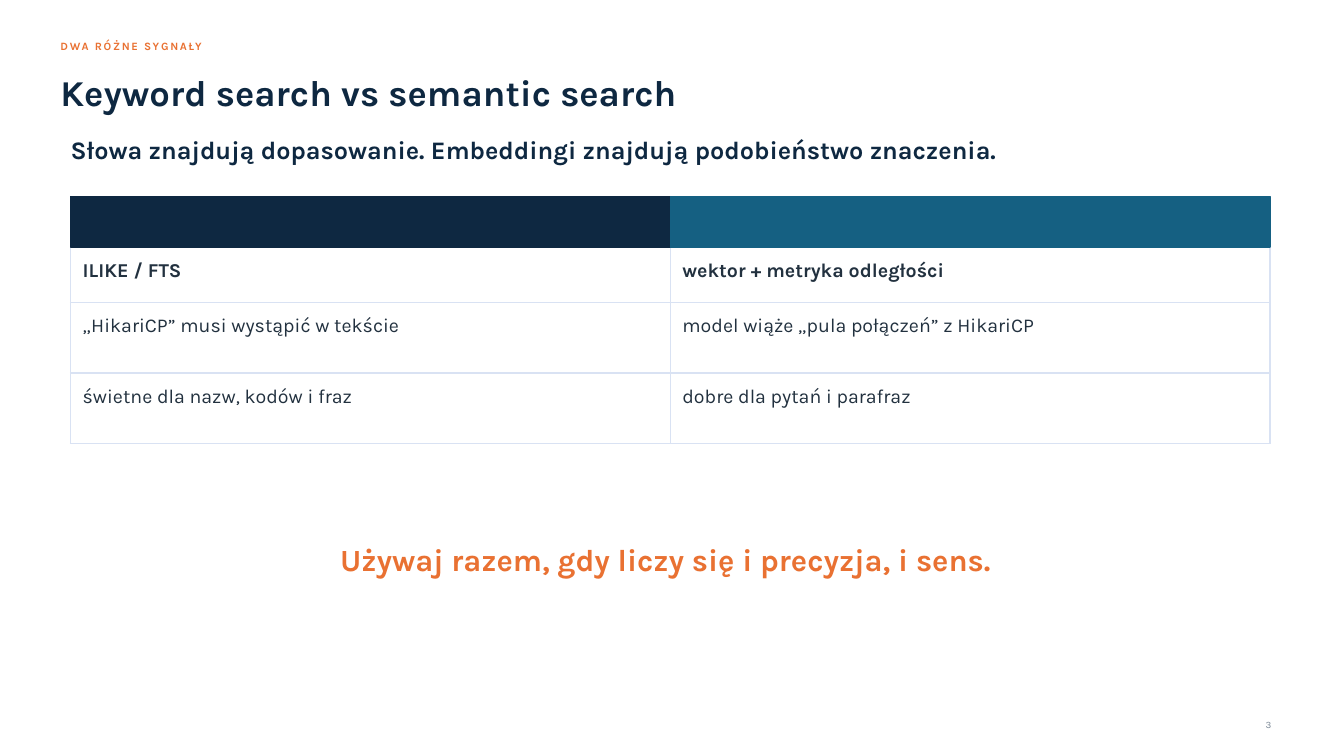
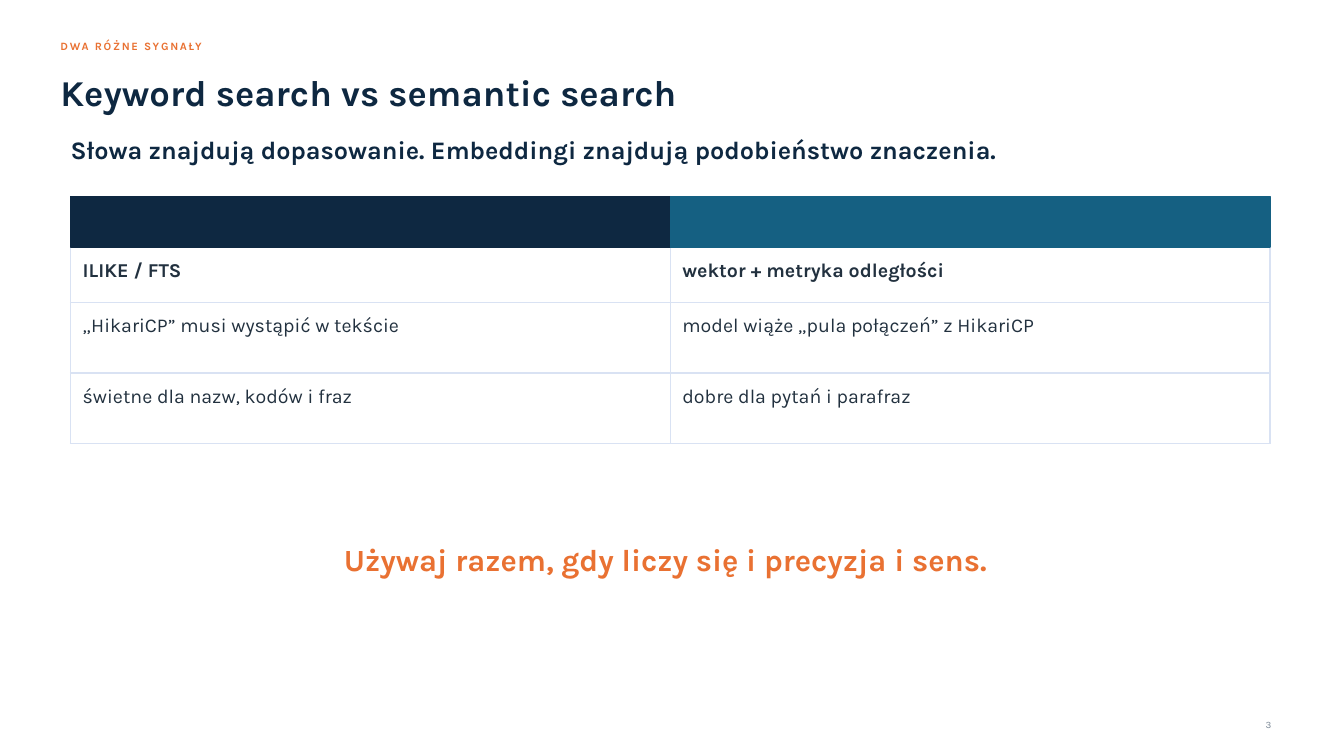
Before and after one commit to toudidel/semantic-search-demo, a slide deck: slide 3 of semantic-search.pptx. Drawn at 1344x756 pixels with LibreOffice and Linux fonts; fonts in the diff are those of the drawing. Boxes give left, top, right and bottom in pixels: in the first picture for what was removed or moved away, otherwise in the second. Text is boxed around its words. In the diff, an @@ line names an element or a change of style, - is before the commit and + after.

```diff
--- a/semantic-search.pptx
+++ b/semantic-search.pptx
@@ text at <box>344,548,986,579</box>: text changed @@
-Używaj razem, gdy liczy się i precyzja, i sens.
+Używaj razem, gdy liczy się i precyzja i sens.
```
Also in this commit, not shown: 12 other slides changed, 1 slide added, 1 slide removed.
